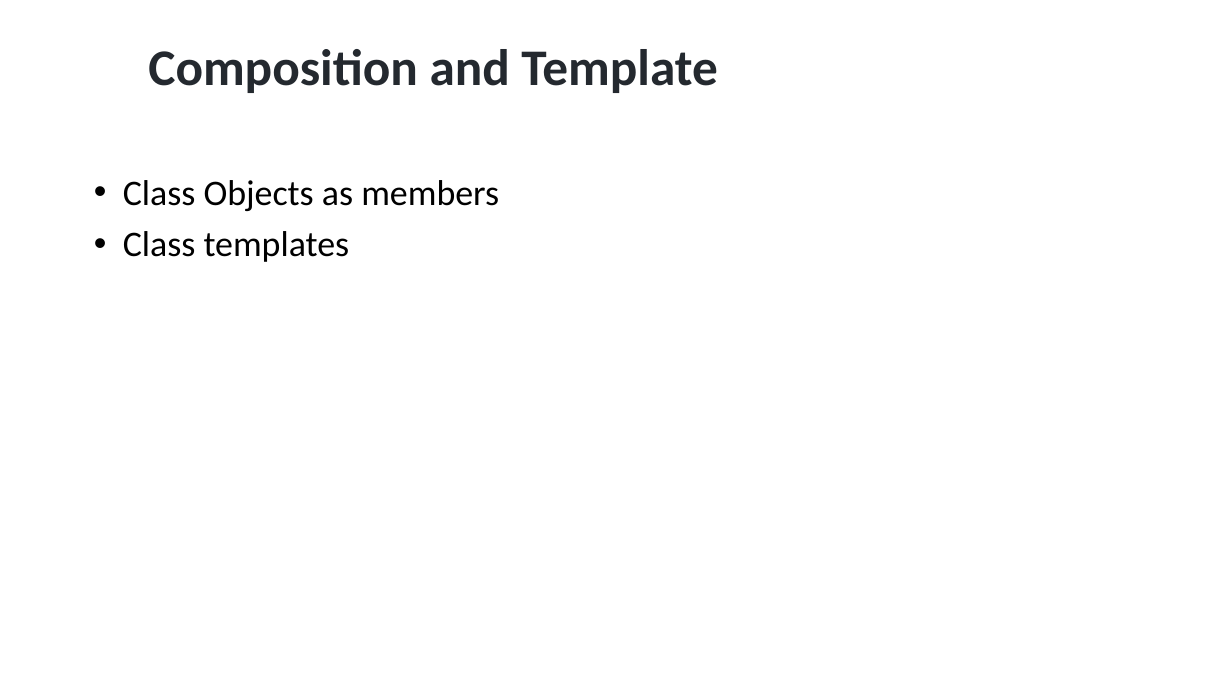
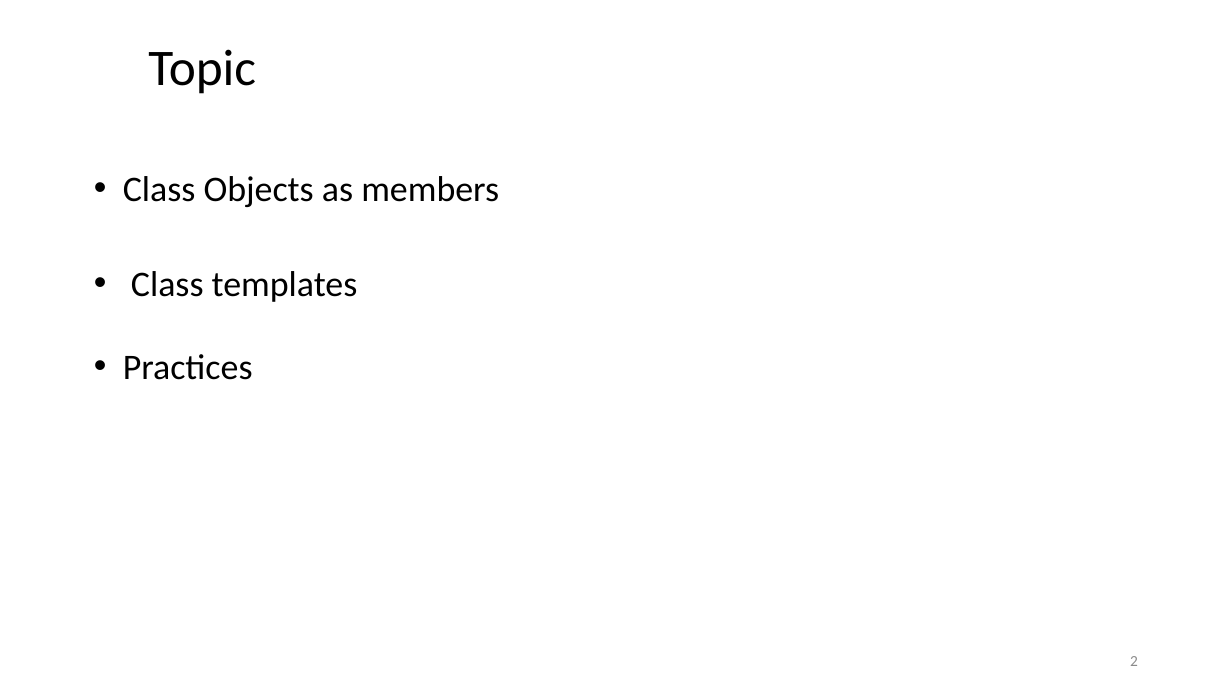
Before and after one commit to ShiqiYu/CPP, a slide deck: slide 2 of week13/Lab13.pptx. Drawn at 1232x693 pixels with LibreOffice and Linux fonts; fonts in the diff are those of the drawing; background and template pictures are left out. Boxes give left, top, right and bottom in pixels: in the first picture for what was removed or moved away, otherwise in the second. Text is boxed around its words. In the diff, an @@ line names an element or a change of style, - is before the commit and + after.

```diff
--- a/week13/Lab13.pptx
+++ b/week13/Lab13.pptx
@@ title at (x1=148, y1=49, x2=256, y2=94): text changed; text colour #24292F to #000000; bold off @@
-Composition and Template
+Topic
@@ text at (x1=123, y1=176, x2=499, y2=302): line spacing 0.9 to 0.8 @@
@@ text at (x1=123, y1=354, x2=253, y2=380): paragraph added @@
+• Practices
@@ page number added at (x1=1130, y1=656, x2=1138, y2=666), 12 pt, text #8C8C8C @@
+2
```
Also in this commit, not shown: 20 other slides changed, 1 slide removed, 3 other files.
